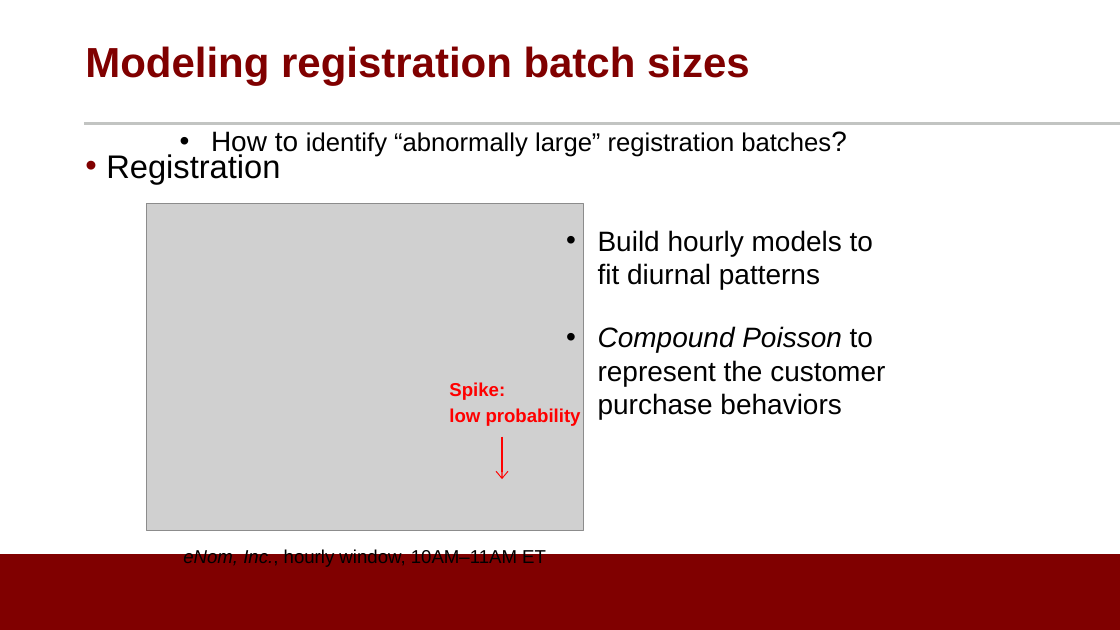
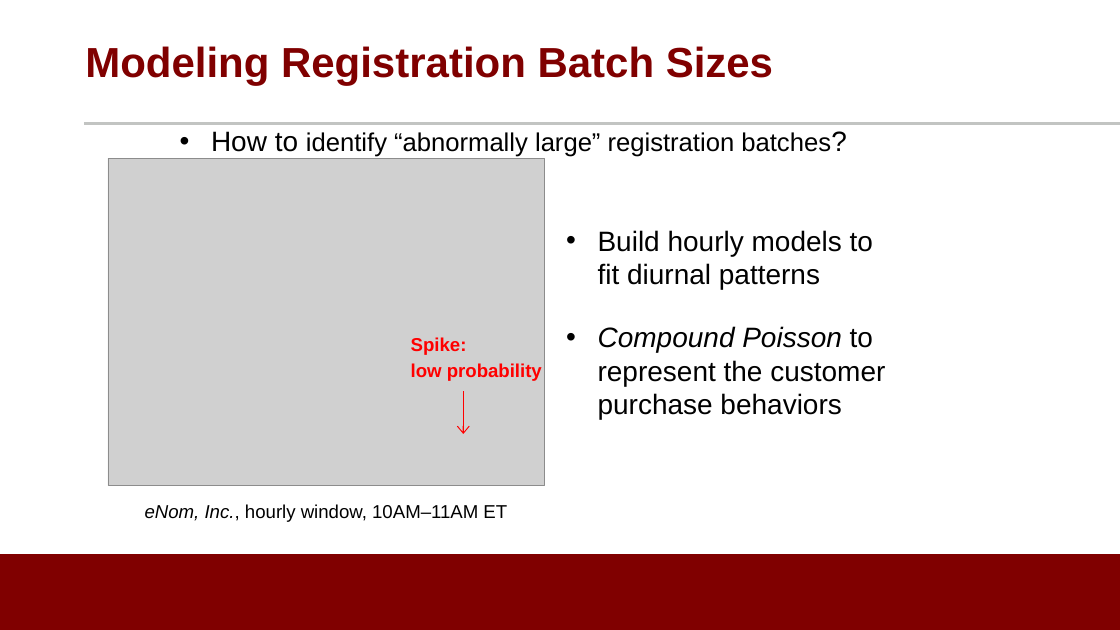
Before and after one commit to noise-lab/ML-Cybersecurity, a slide deck: slide 15 of module-3/ppt/3.2-Supervised Learning.pptx. Drawn at 1120x630 pixels with LibreOffice and Linux fonts; fonts in the diff are those of the drawing; grey boxes stand for pictures; background and template pictures are left out. Boxes give left, top, right and bottom in pixels: in the first picture for what was removed or moved away, otherwise in the second. Text is boxed around its words. In the diff, an @@ line names an element or a change of style, - is before the commit and + after.

```diff
--- a/module-3/ppt/3.2-Supervised Learning.pptx
+++ b/module-3/ppt/3.2-Supervised Learning.pptx
@@ title at <box>85,46,773,86</box>: text changed @@
-Modeling registration batch sizes
+Modeling Registration Batch Sizes
@@ text removed at <box>106,154,280,184</box> @@
-• Registration
@@ 2 texts, 1 picture, 1 arrow: place and size @@
-2 texts, 1 picture, 1 arrow at <box>147,203,584,567</box>
+2 texts, 1 picture, 1 arrow at <box>108,158,545,522</box>
```
Also in this commit, not shown: 15 other slides changed.
